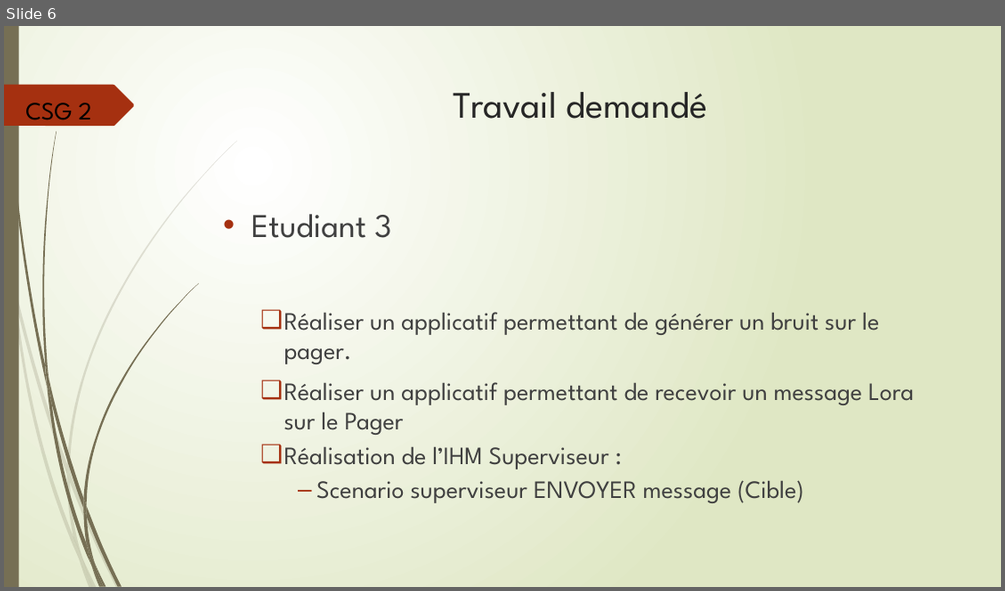
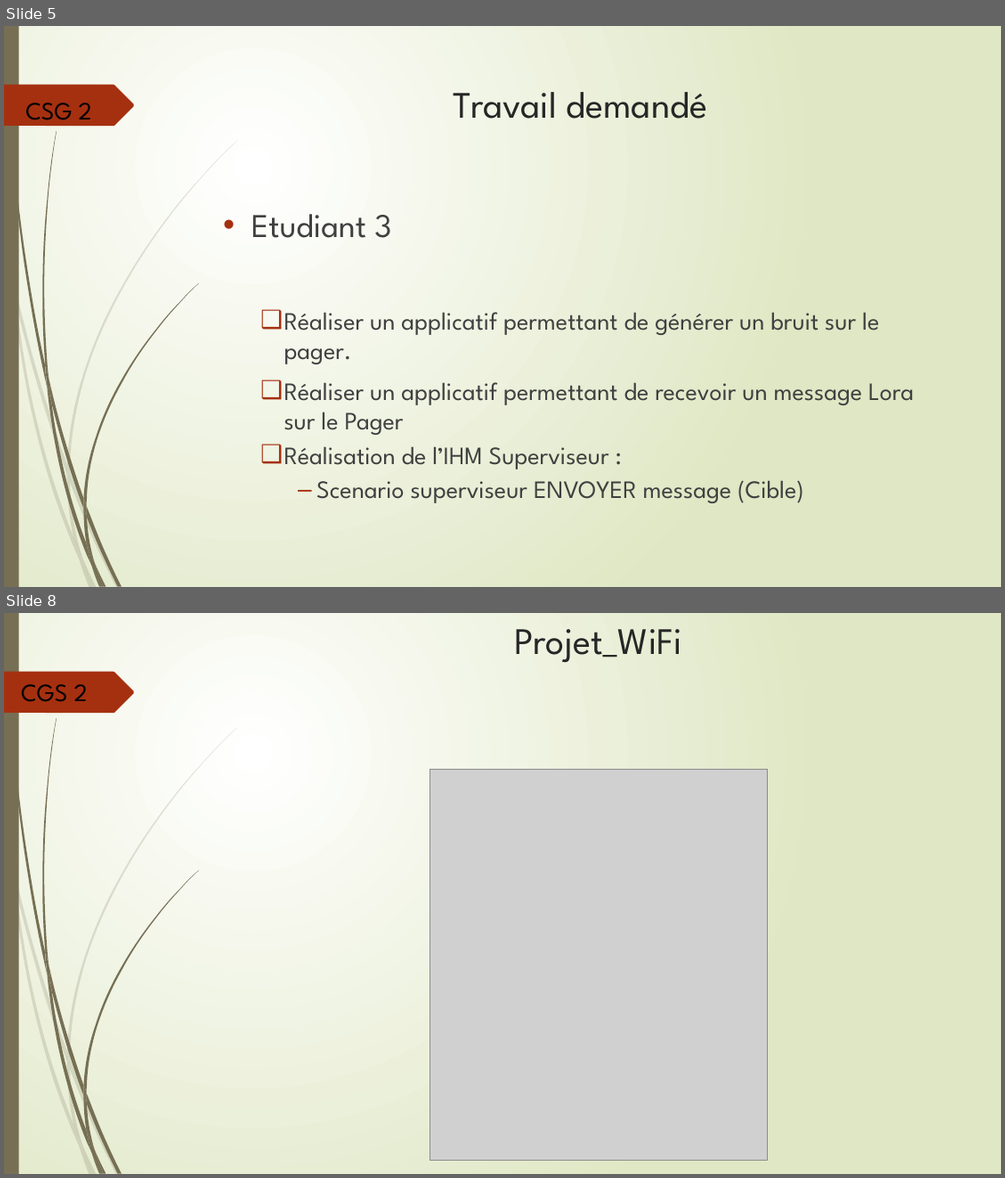
Before and after one commit to BtsSnirGpe/2020csg2, a slide deck: e3/doc/2020_csg2-PMT-E3-rev-1.pptx. Shown one above the other, each under a label of ours: slide 6 before the commit, slides 5 and 8 after it; the slides between them are not shown. The pictures are 1005x591 and 1005x1178 pixels, drawn with LibreOffice and Linux fonts; fonts in the diff are those of the drawing; grey boxes stand for pictures. Boxes give left, top, right and bottom in pixels: in the first picture for what was removed or moved away, otherwise in the second. Text is boxed around its words. In the diff, an @@ line names an element or a change of style, - is before the commit and + after.

```diff
--- a/e3/doc/2020_csg2-PMT-E3-rev-1.pptx
+++ b/e3/doc/2020_csg2-PMT-E3-rev-1.pptx
@@ slide 8 added at [4,613,1001,1174], background gradient #FFFFFF to #DFE8C4; not listed: 24 template elements that a slide beside it also shows @@
@@ title added at [514,629,682,662], 36 pt, text #262626 @@
+Projet_WiFi
@@ text added at [21,684,88,702], 24 pt, text #000000 @@
+CGS 2
@@ picture added at [430,769,768,1159] @@
@@ what was slide 6 is now slide 5 @@
```
Also in this commit, not shown: 3 slides changed, 1 slide removed, 2 other files.
